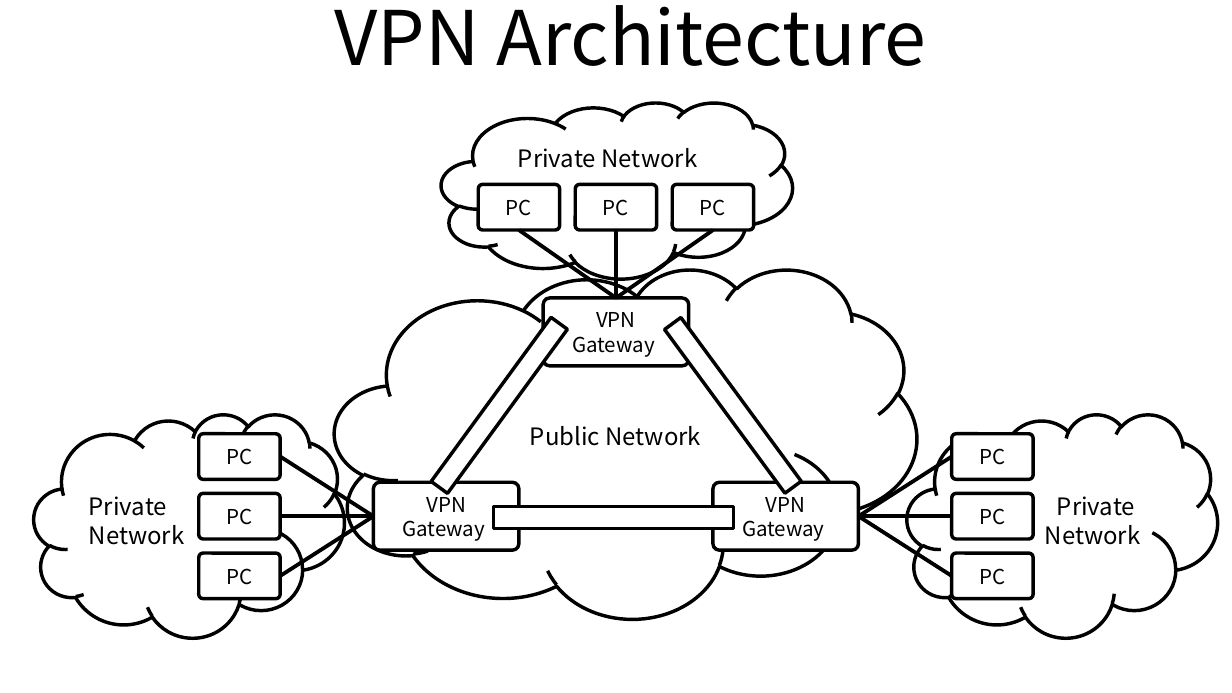
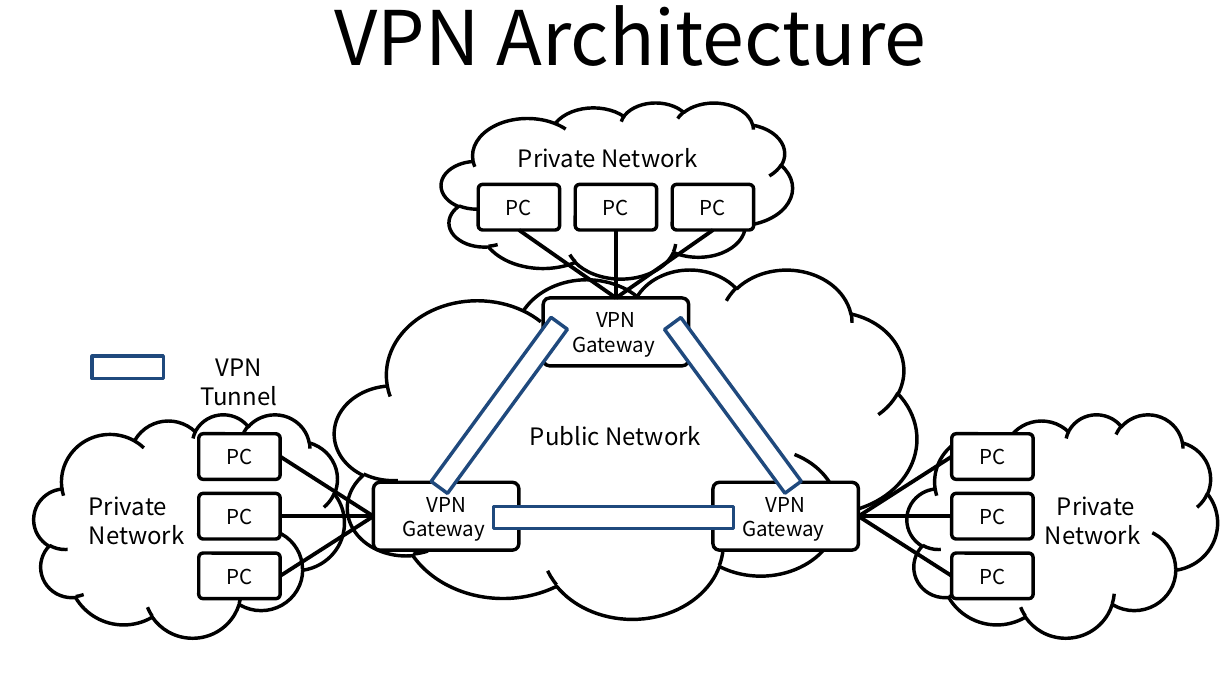
Before and after one commit to ssup2/blog-old, a slide deck: slide 1 of images/theory_analysis/VPN/VPN.pptx. Drawn at 1232x693 pixels with LibreOffice and Linux fonts; fonts in the diff are those of the drawing. Boxes give left, top, right and bottom in pixels: in the first picture for what was removed or moved away, otherwise in the second. Text is boxed around its words. In the diff, an @@ line names an element or a change of style, - is before the commit and + after.

```diff
--- a/images/theory_analysis/VPN/VPN.pptx
+++ b/images/theory_analysis/VPN/VPN.pptx
@@ outline #000000 2 pt to #1F497D 2 pt in 3 elements at box(432, 317, 568, 493), box(494, 506, 734, 529), box(664, 318, 801, 493) @@
@@ rectangle added at box(92, 356, 164, 378), fill #FFFFFF, outline #1F497D 2 pt @@
@@ text added at box(200, 358, 277, 406), 14 pt, text #000000 @@
+VPN Tunnel
```
Also in this commit, not shown: 2 other files.
